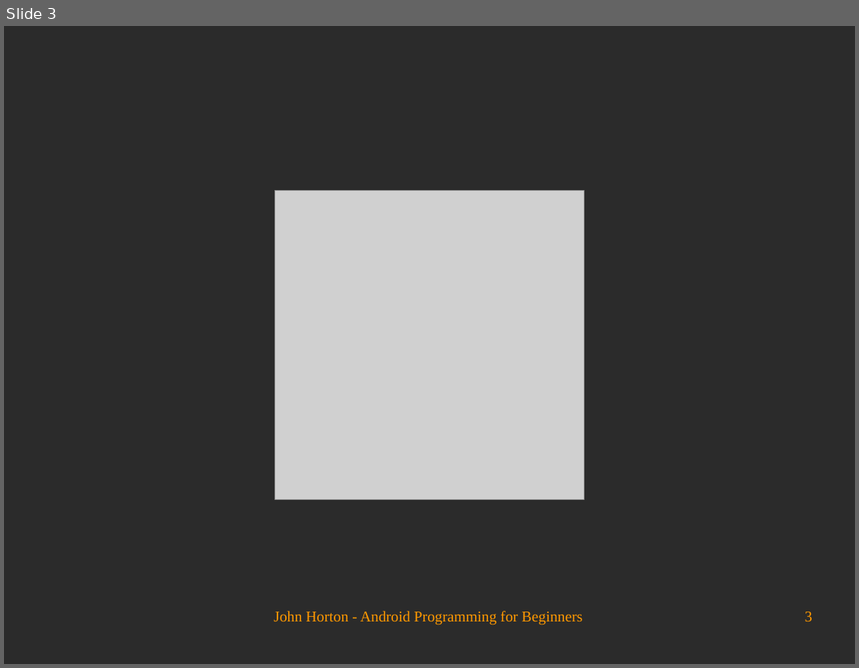
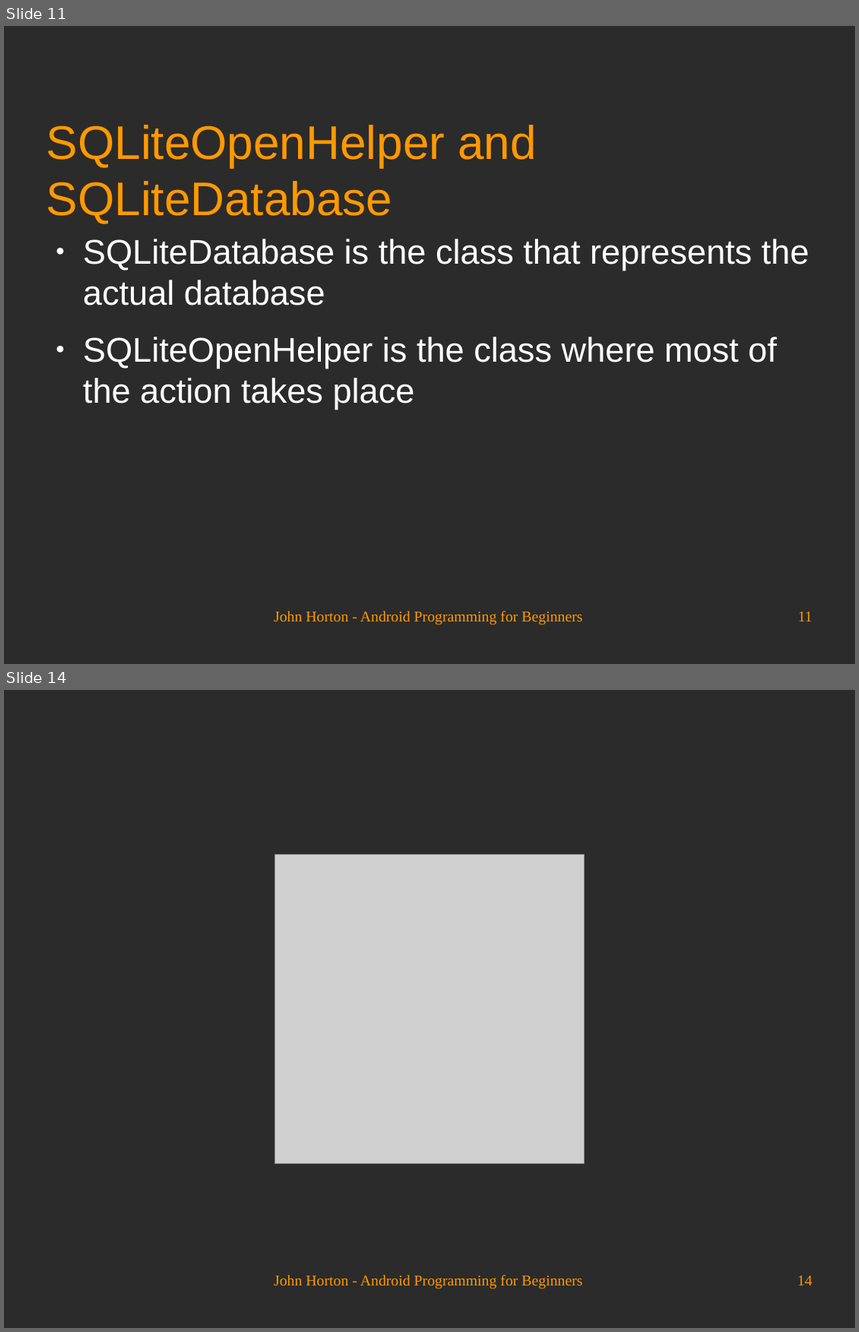
Before and after one commit to Academy-Soft-Intellect/Android-Programming-for-Beginners, a slide deck: 23_Using_SQLite_Databases_in_Our_Apps.odp. Shown one above the other, each under a label of ours: slide 3 before the commit, slides 11 and 14 after it; the slides between them are not shown. The pictures are 859x668 and 859x1332 pixels, drawn with LibreOffice and Linux fonts; fonts in the diff are those of the drawing; grey boxes stand for pictures; background and template pictures are left out; a plain dark background stands for a picture behind light text. Boxes give left, top, right and bottom in pixels: in the first picture for what was removed or moved away, otherwise in the second. Text is boxed around its words. In the diff, an @@ line names an element or a change of style, - is before the commit and + after.

```diff
--- a/23_Using_SQLite_Databases_in_Our_Apps.odp
+++ b/23_Using_SQLite_Databases_in_Our_Apps.odp
@@ slide 11 added at box(4, 26, 855, 664), background picture (left out) @@
@@ title added at box(47, 125, 537, 224), 44 pt, text #FF9900 @@
+SQLiteOpenHelper and SQLiteDatabase
@@ text added at box(83, 239, 810, 409), 32 pt, text #FFFFFF @@
+● SQLiteDatabase is the class that represents the actual database
+● SQLiteOpenHelper is the class where most of the action takes place
@@ text added at box(274, 611, 582, 626), 14 pt, text #FF9900 @@
+John Horton - Android Programming for Beginners
@@ page number added at box(798, 612, 813, 622), 14 pt, text #FF9900 @@
+11
@@ what was slide 3 is now slide 14 @@
@@ page number at box(797, 1276, 813, 1286): text changed @@
-3
+14
```
Also in this commit, not shown: 2 slides changed, 10 other slides added.
